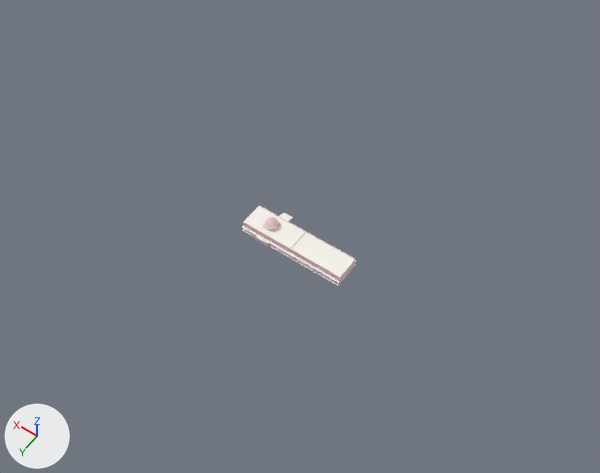
Before and after pictures for a commit that changed the glTF model public/models/ahsan-manzil-lod1.glb.
Before and after are seen from a 50 mm camera at (-315.0, 437.0, 708.0) aimed at (17.0, -27.0, -22.0). The lights are fixed; the arrows at lower left show +X, +Y and +Z. The picture after the commit comes second. Vertices at exactly the same position are counted once.

Names of what the first picture shows: 'Andarmahal', 'Parapet', 'Rangmahal_FF' and 5 more.
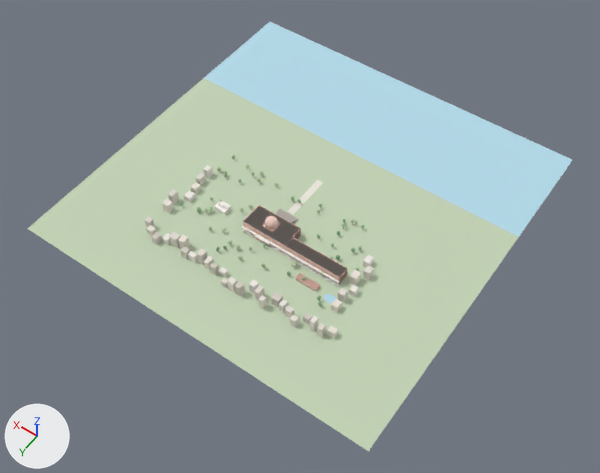
Changed parts and their boxes [x1, y1, x2, y2] in the pictures (600 x 473 px; the box of a moved part takes in the faces that stretch with it):
'Site_Ground', added: after [27, 78, 518, 451]
'Site_River', added (cyan): after [204, 22, 572, 237]
'Site_Context_Blocks', added: after [144, 165, 374, 338]
'Site_Trees', added: after [180, 155, 365, 306]
'Parapet', reshaped (6% narrower): before [243, 205, 355, 278]; after [243, 205, 348, 278]
'Site_Approach', added: after [287, 180, 323, 215]
'Site_Stable', added: after [296, 273, 320, 292]
'Site_Family_Mosque', added: after [214, 201, 231, 215]
'Site_Pond', added: after [324, 294, 337, 304]
part 1 of me_parapet, added: after [285, 246, 340, 278]
part 2 of me_parapet, added: after [293, 238, 347, 269]
part 3 of me_parapet, deleted: before [243, 222, 340, 278]
part 4 of me_parapet, deleted: before [259, 205, 355, 259]
part 5 of me_andarmahal, moved or reshaped: before [285, 229, 355, 284]; after [285, 238, 348, 284]

Patch to the scene script:
```diff
--- a/public/models/ahsan-manzil-lod1.glb.py
+++ b/public/models/ahsan-manzil-lod1.glb.py
@@ me_parapet @@
-me_parapet.from_pydata(...)  # 24 vertices, 36 faces; spans x -62.7..62.7, y -14.5..14.5, z 12.6..13.6
+me_parapet.from_pydata(...)  # 72 vertices, 108 faces; spans x -63.0..63.0, y -14.5..14.5, z 11.8..13.6
+# me_parapet part 1: a new loose piece, a box spanning x -62.7..6.9, y 14.06..14.45, z 11.95..12.95, in mat_heritage_vertex_colors
+# me_parapet part 2: a new loose piece, a box spanning x -62.7..6.9, y -0.08..0.32, z 11.95..12.95, in mat_heritage_vertex_colors
+# me_parapet part 3: 4 vertices removed from x -62.7, y 14.1..14.5, z 12.6..13.6
+# me_parapet part 4: 4 vertices removed from x -62.7, y -14.5..-14.1, z 12.6..13.6
+# other edits to the shape of me_parapet do not show in these pictures
 me_parapet.materials.append(mat_heritage_vertex_colors)
@@ me_andarmahal @@
-me_andarmahal.from_pydata(...)  # 20 vertices, 42 faces; spans x -62.7..6.9, y -14.4..14.4, z 1.0..12.6
+me_andarmahal.from_pydata(...)  # 32 vertices, 66 faces; spans x -62.7..6.9, y 0.0..14.4, z 1.0..12.0
+# me_andarmahal part 5: 18 vertices removed from x -62.7..6.9, y -14.4..14.4, z 1.0..12.6; 30 vertices added at x -62.7..6.9, y 0.0..14.4, z 1.0..12.0
 me_andarmahal.materials.append(mat_heritage_vertex_colors)
@@ ob_site_context_blocks @@
+ob_site_context_blocks = bpy.data.objects.new('Site_Context_Blocks', me_site_context_blocks)  # 304 vertices, 456 faces; spans x -94.0..154.0, y -30.0..85.0, z 0.0..16.0
+ob_site_context_blocks.location = (0.0, 0.0, 0.0)
@@ ob_site_trees @@
+ob_site_trees = bpy.data.objects.new('Site_Trees', me_site_trees)  # 2016 vertices, 3584 faces; spans x -71.0..140.0, y -63.0..56.0, z 0.0..8.0
+ob_site_trees.location = (0.0, 0.0, 0.0)
@@ ob_site_stable @@
+ob_site_stable = bpy.data.objects.new('Site_Stable', me_site_stable)  # a box spanning x -47.7..-22.7, y 28.0..36.0, z 0.0..3.4; a box spanning x -48.2..-22.2, y 28.0..36.0, z 3.4..3.8
+ob_site_stable.location = (0.0, 0.0, 0.0)
@@ ob_site_family_mosque @@
+ob_site_family_mosque = bpy.data.objects.new('Site_Family_Mosque', me_site_family_mosque)  # a box spanning x 91.8..105.8, y -0.5..10.5, z 0.0..5.2; a box spanning x 91.55..106.05, y -0.75..10.75, z 5.2..5.55; an icosphere of 80 faces spanning x 92.8..95.8, y 3.5..6.5, z 5.15..7.25; an icosphere of 80 faces spanning x 96.55..101.05, y 2.75..7.25, z 4.62..7.78; an icosphere of 80 faces spanning x 101.8..104.8, y 3.5..6.5, z 5.15..7.25; a box spanning x 93.98..94.62, y 4.68..5.32, z 0.0..8.0; a box spanning x 102.98..103.62, y 4.68..5.32, z 0.0..8.0
+ob_site_family_mosque.location = (0.0, 0.0, 0.0)
@@ ob_site_pond @@
+ob_site_pond = bpy.data.objects.new('Site_Pond', me_site_pond)  # 25 vertices, 24 faces; spans x -73.2..-57.2, y 29.0..39.0, z 0.0
+ob_site_pond.location = (0.0, 0.0, 0.0)
@@ ob_site_approach @@
+ob_site_approach = bpy.data.objects.new('Site_Approach', me_site_approach)  # 4 vertices, 2 faces; spans x 30.8..38.8, y -92.0..-34.0, z 0.0
+ob_site_approach.location = (0.0, 0.0, 0.0)
@@ ob_site_river @@
+ob_site_river = bpy.data.objects.new('Site_River', me_site_river)  # 4 vertices, 2 faces; spans x -185.0..255.0, y -290.0..-120.0, z 0.0
+ob_site_river.location = (0.0, 0.0, 0.0)
@@ ob_site_ground @@
+ob_site_ground = bpy.data.objects.new('Site_Ground', me_site_ground)  # 4 vertices, 2 faces; spans x -185.0..255.0, y -150.0..150.0, z 0.0
+ob_site_ground.location = (0.0, 0.0, 0.0)
```
